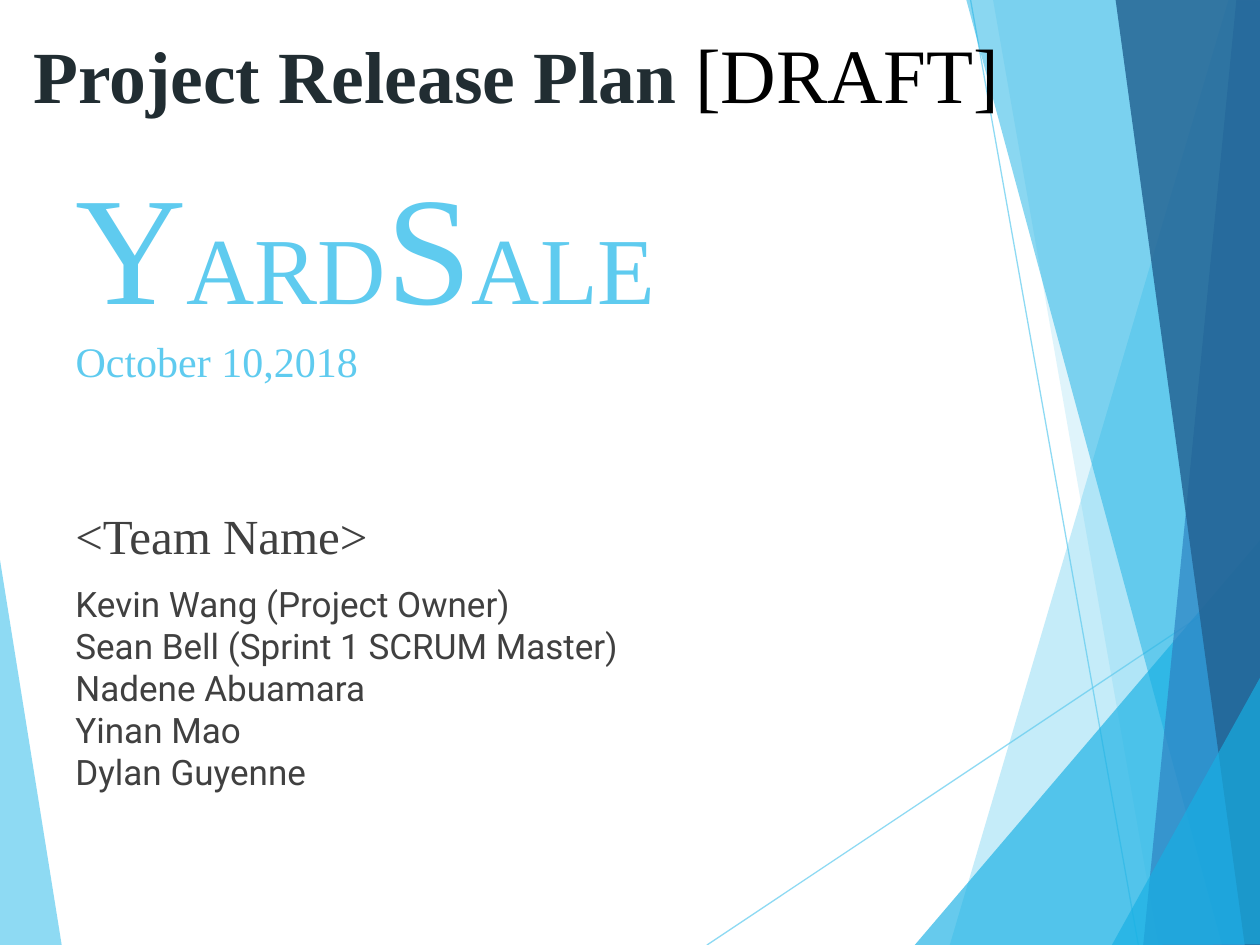
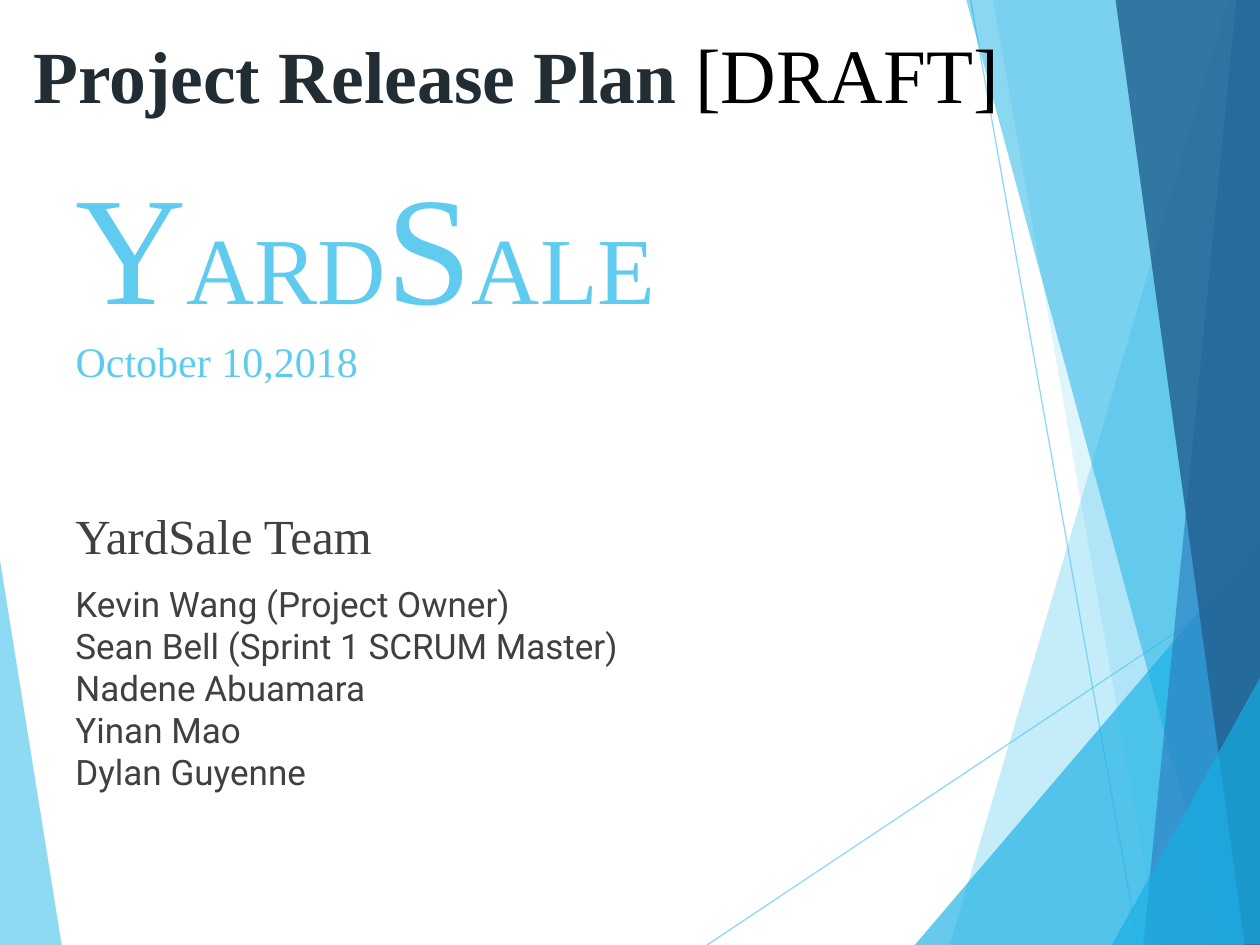
Before and after one commit to wang1kevin1/YardSale, a slide deck: slide 1 of Documents/ProjectRelease_v1.0.ppt. Drawn at 1260x945 pixels with LibreOffice and Linux fonts; fonts in the diff are those of the drawing. Boxes give left, top, right and bottom in pixels: in the first picture for what was removed or moved away, otherwise in the second. Text is boxed around its words. In the diff, an @@ line names an element or a change of style, - is before the commit and + after.

```diff
--- a/Documents/ProjectRelease_v1.0.ppt
+++ b/Documents/ProjectRelease_v1.0.ppt
@@ text at [75,520,372,555]: text changed @@
-<Team Name>
+YardSale Team
```
Also in this commit, not shown: 5 other slides changed, 1 slide added.
